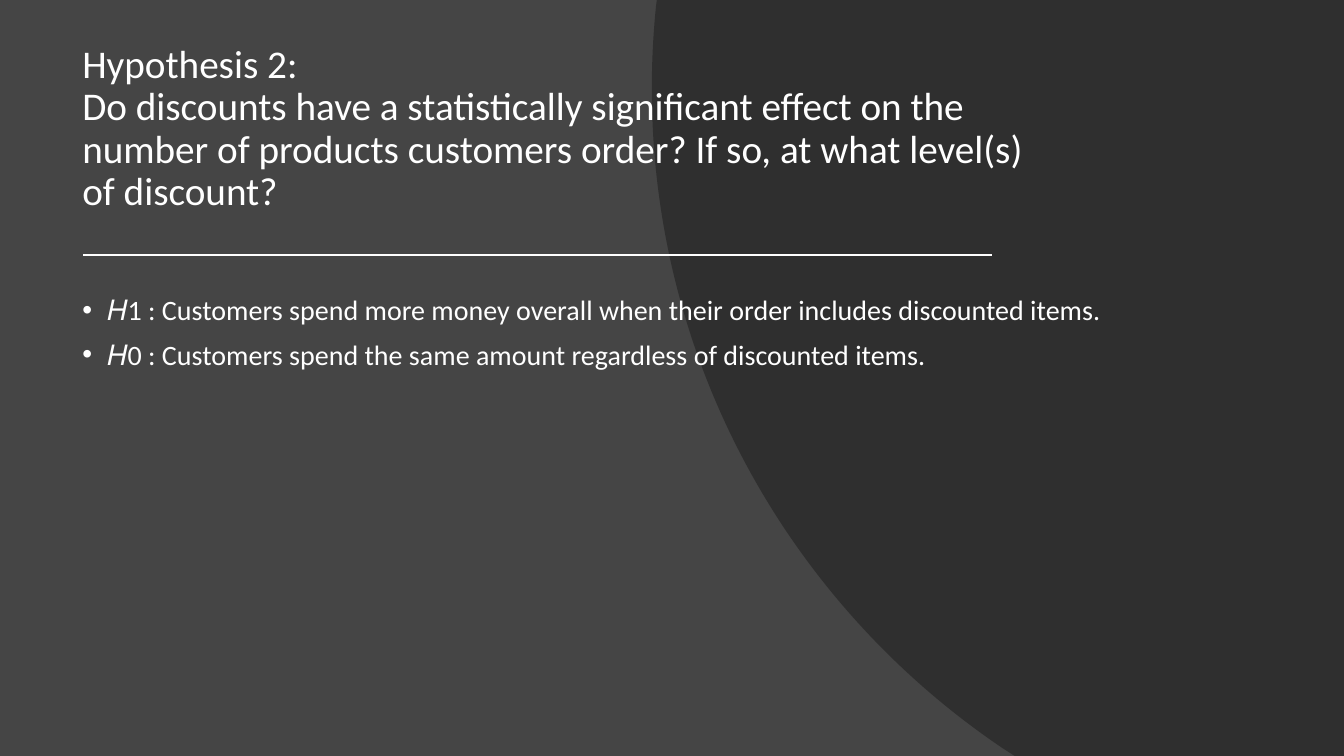
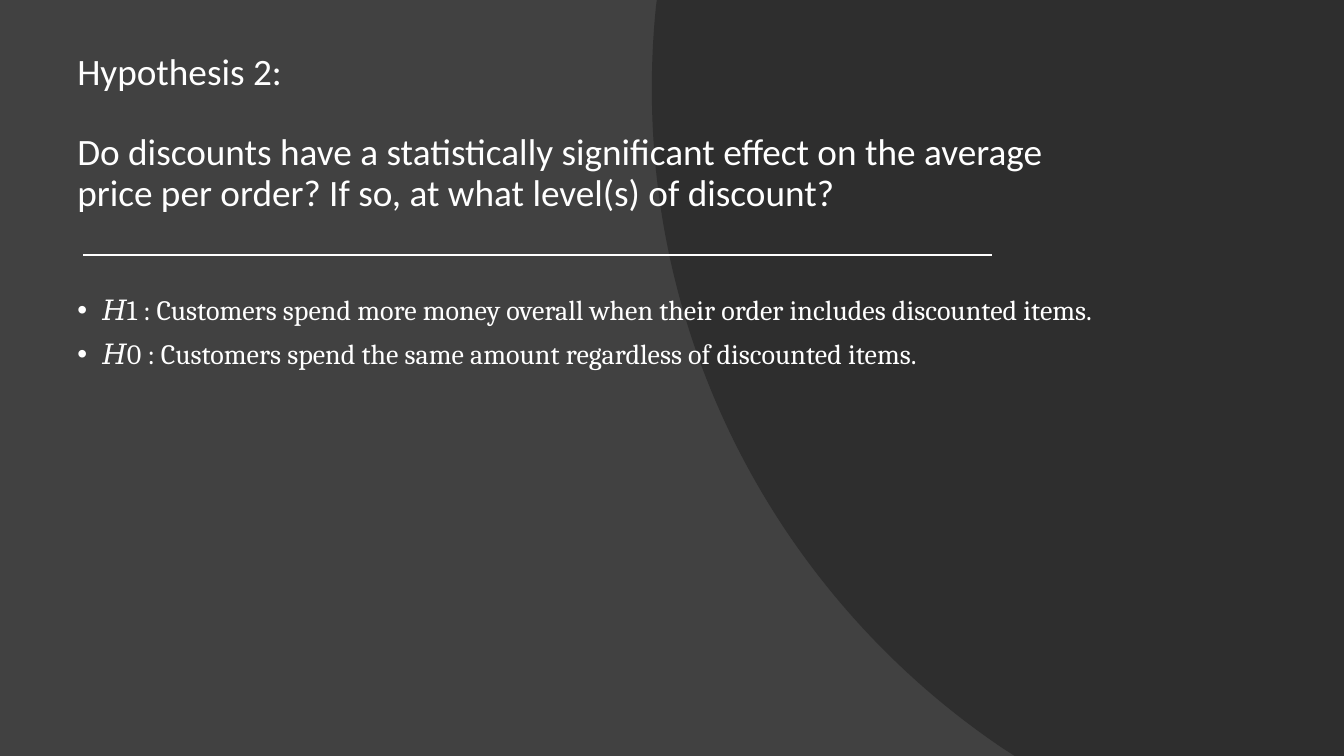
Before and after one commit to jirvingphd/dsc-2-final-project-online-ds-ft-021119, a slide deck: slide 6 of Northwind Sales Analysis + Recommendations.pptx. Drawn at 1344x756 pixels with LibreOffice and Linux fonts; fonts in the diff are those of the drawing. Boxes give left, top, right and bottom in pixels: in the first picture for what was removed or moved away, otherwise in the second. Text is boxed around its words. In the diff, an @@ line names an element or a change of style, - is before the commit and + after.

```diff
--- a/Northwind Sales Analysis + Recommendations.pptx
+++ b/Northwind Sales Analysis + Recommendations.pptx
@@ background #454545 to #414141 @@
@@ title at [77,59,1042,212]: text changed; size 28 to 26.6 pt @@
-Hypothesis 2:
-Do discounts have a statistically significant effect on the number of products customers order? If so, at what level(s) of discount?
+Hypothesis 2:
+Do discounts have a statistically significant effect on the average price per order? If so, at what level(s) of discount?
@@ text "𝐻1 : Customers spend more ..." at [157,300,1092,370]: font Calibri to Cambria @@
```
Also in this commit, not shown: 9 other slides changed, 5 other files.
